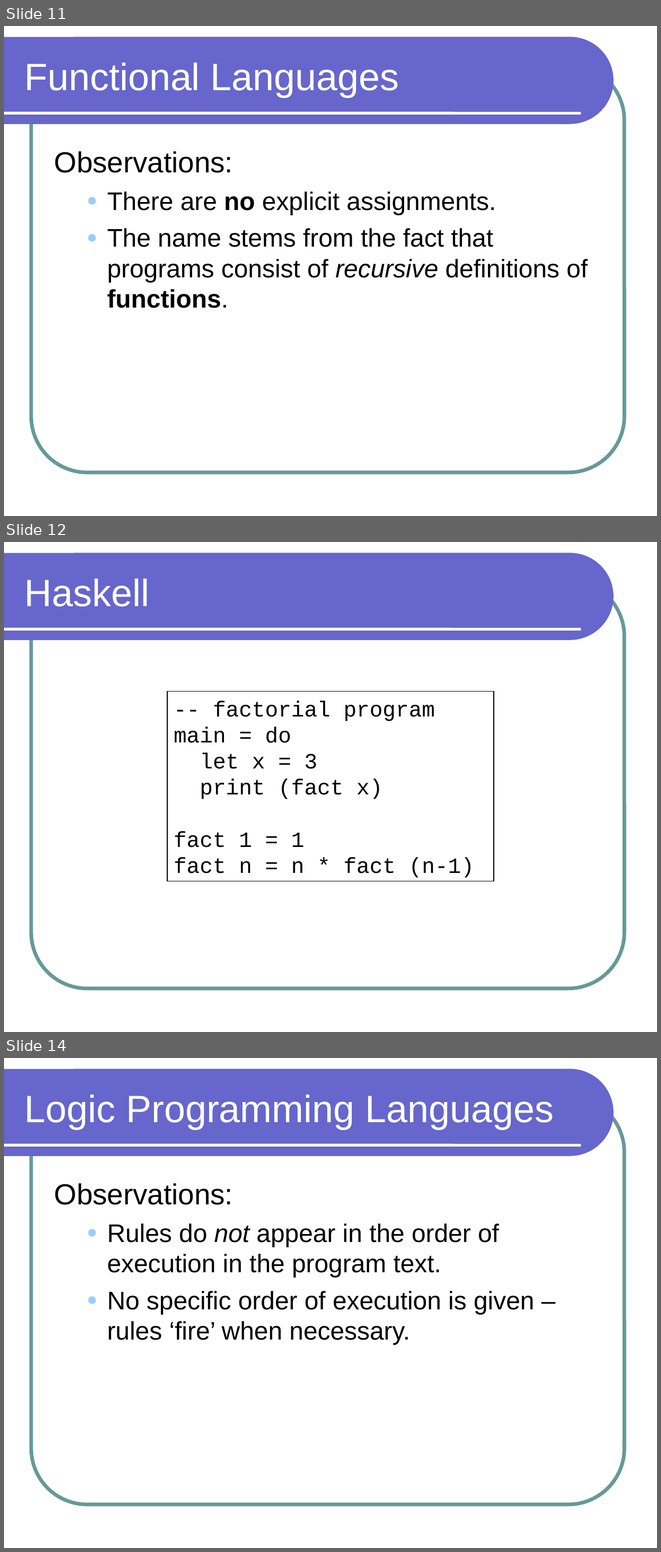
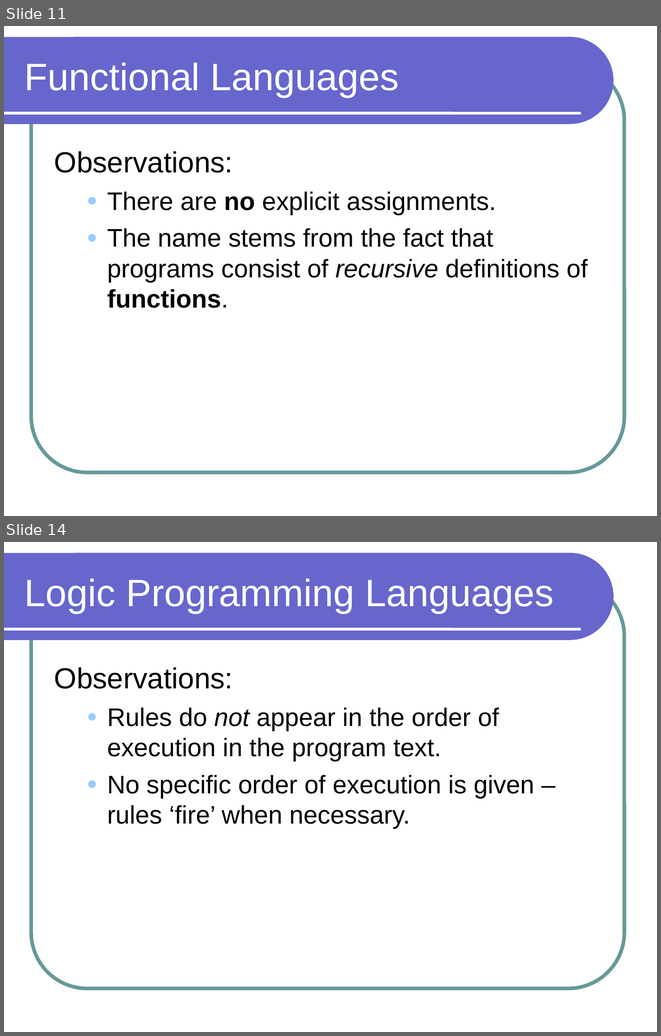
Before and after one commit to lutzhamel/CSC301, a slide deck: notes/csc301-ln001.ppt. Shown one above the other, each under a label of ours: slides 11, 12 and 14 before the commit, slides 11 and 14 after it; the slides between them are not shown. The pictures are 661x1552 and 661x1036 pixels, drawn with LibreOffice and Linux fonts; fonts in the diff are those of the drawing. Boxes give left, top, right and bottom in pixels: in the first picture for what was removed or moved away, otherwise in the second. Text is boxed around its words. In the diff, an @@ line names an element or a change of style, - is before the commit and + after.

```diff
--- a/notes/csc301-ln001.ppt
+++ b/notes/csc301-ln001.ppt
@@ slide 12 removed at <box>4,542,657,1032</box>, background #FFFFFF; not listed: 3 template elements that a slide beside it also shows @@
@@ title removed at <box>25,579,150,607</box> @@
-Haskell
@@ rectangle removed at <box>167,691,494,881</box> @@
--- factorial program
-main = do
-let x = 3
-print (fact x)
-fact 1 = 1
-fact n = n * fact (n-1)
```
Also in this commit, not shown: 5 slides changed, 3 slides added, 2 other slides removed, 2 other files.
